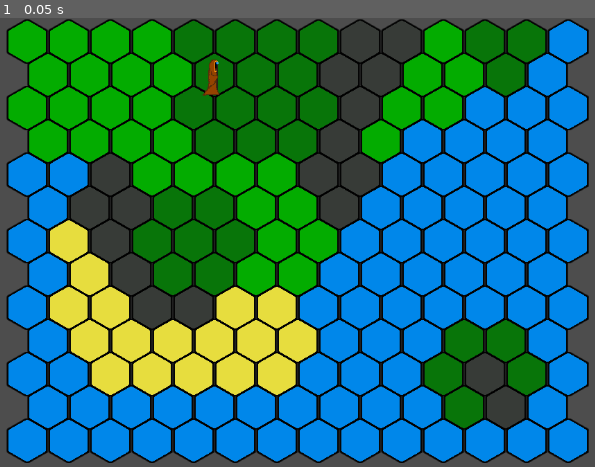
Above: before the commit, frame 1.
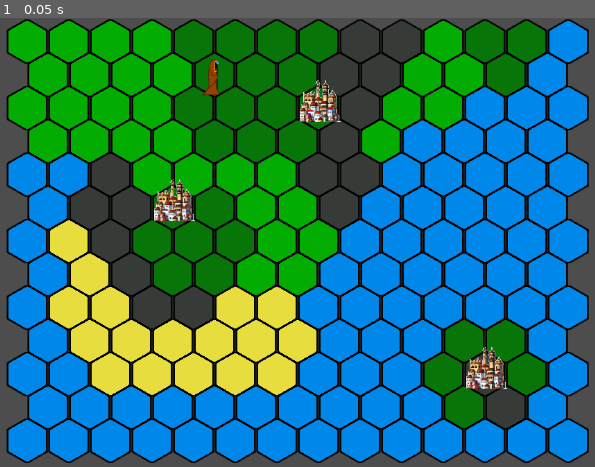
Above: after the commit, the same moment.

Repository: debuggingsisyphos/Archmage
Game: Godot game, scene res://strategy_map.tscn
Same seed, same stepped clock (60 frames per second), same inputs: the game is played once before the commit and once after it.
Inputs:
- Up to frame 1 (0.05 s): no input

The runs differ from the first frame. In frame 1, 1.3% of the frame differs, in the area x 25-86%, y 13-83%.

Commit message:
Create City Node (without functionality)

Diff:
--- /dev/null
+++ b/Buildings/city.tscn
@@ -0,0 +1,15 @@
+[gd_scene load_steps=3 format=3 uid="uid://llxpnen26fsa"]
+
+[ext_resource type="Texture2D" uid="uid://xigusa6i3die" path="res://Buildings/GenericCity.png" id="1_ny8rx"]
+
+[sub_resource type="CircleShape2D" id="CircleShape2D_h8m6p"]
+radius = 42.7551
+
+[node name="City" type="Area2D"]
+
+[node name="Sprite2D" type="Sprite2D" parent="."]
+texture = ExtResource("1_ny8rx")
+
+[node name="CollisionShape2D" type="CollisionShape2D" parent="."]
+rotation = -3.14159
+shape = SubResource("CircleShape2D_h8m6p")
--- a/strategy_map.tscn
+++ b/strategy_map.tscn
@@ -8,6 +8,7 @@
 [ext_resource type="Texture2D" uid="uid://b2mvk6yifw1k4" path="res://Tiles/LightGreen.png" id="5_22mbj"]
 [ext_resource type="Script" path="res://TileMapController.gd" id="6_3bjj8"]
 [ext_resource type="PackedScene" uid="uid://d0nto4qa3jbma" path="res://Characters/PlayerCharacters/Player.tscn" id="7_jq8jq"]
+[ext_resource type="PackedScene" uid="uid://llxpnen26fsa" path="res://Buildings/city.tscn" id="9_dihsu"]
 
 [sub_resource type="NavigationPolygon" id="NavigationPolygon_gheah"]
 vertices = PackedVector2Array(30, -16, 30, 16, 0, 32, -30, 16, -30, -16, 0, -32)
@@ -113,3 +114,12 @@
 [node name="MainCamera" type="Camera2D" parent="."]
 position = Vector2(180, 274)
 script = ExtResource("2_rqqpj")
+
+[node name="City3" parent="." instance=ExtResource("9_dihsu")]
+position = Vector2(422, 455)
+
+[node name="City2" parent="." instance=ExtResource("9_dihsu")]
+position = Vector2(-28, 213)
+
+[node name="City" parent="." instance=ExtResource("9_dihsu")]
+position = Vector2(182, 70)
Binary file added: Buildings/GenericCity.png
Not shown, added: Buildings/GenericCity.png.import
Not shown: 1 places in strategy_map.tscn that only renumber resources
